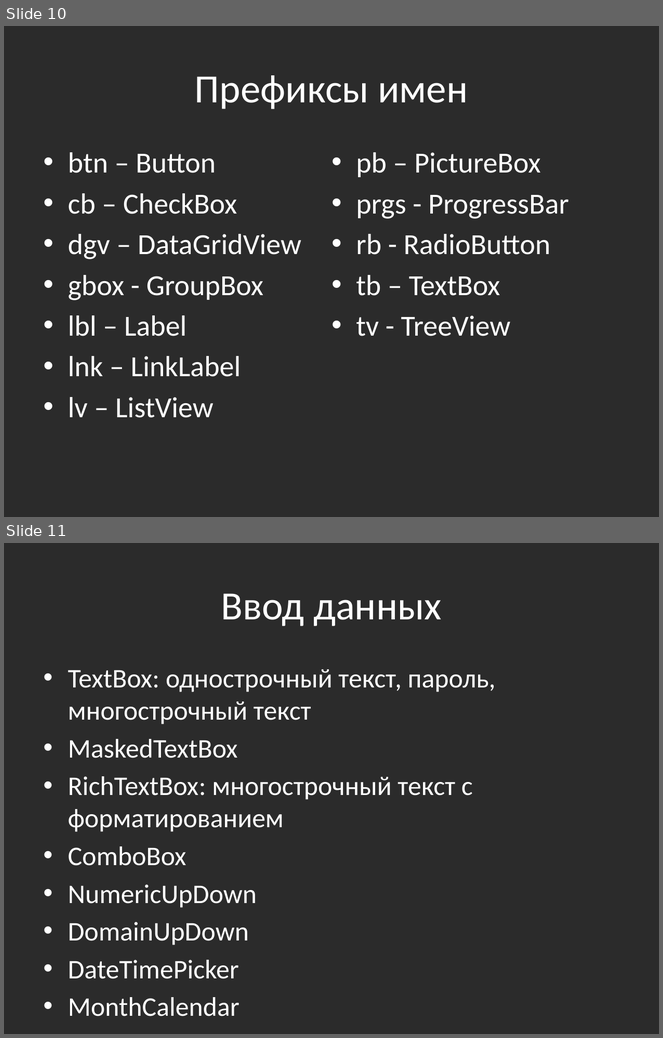
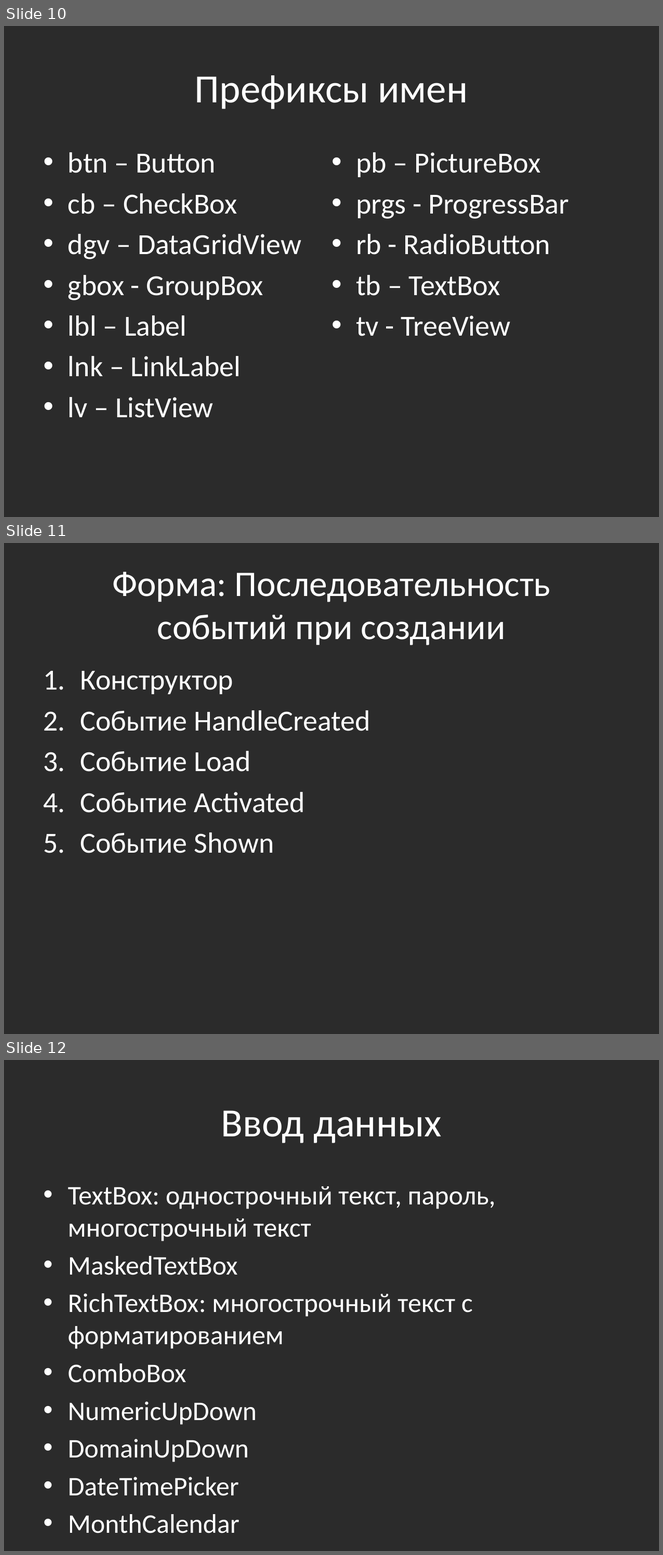
Before and after one commit to bazile/Training, a slide deck: Presentation/lesson-12-winforms.pptx. Shown one above the other, each under a label of ours: slides 10 and 11 before the commit, slides 10, 11 and 12 after it. The pictures are 663x1038 and 663x1555 pixels, drawn with LibreOffice and Linux fonts; fonts in the diff are those of the drawing; background and template pictures are left out; a plain dark background stands for a picture behind light text. Boxes give left, top, right and bottom in pixels: in the first picture for what was removed or moved away, otherwise in the second. Text is boxed around its words. In the diff, an @@ line names an element or a change of style, - is before the commit and + after.

```diff
--- a/Presentation/lesson-12-winforms.pptx
+++ b/Presentation/lesson-12-winforms.pptx
@@ slide 11 added at (4,543,659,1034), background picture (left out) @@
@@ title added at (112,572,551,645), 39.6 pt, text #FFFFFF @@
+Форма: Последовательность событий при создании
@@ text added at (80,671,371,853), 32 pt, text #FFFFFF @@
+1. Конструктор
+2. Событие HandleCreated
+3. Событие Load
+4. Событие Activated
+5. Событие Shown
@@ what was slide 11 is now slide 12 @@
```
Also in this commit, not shown: 2 other slides added, 4 other files.
